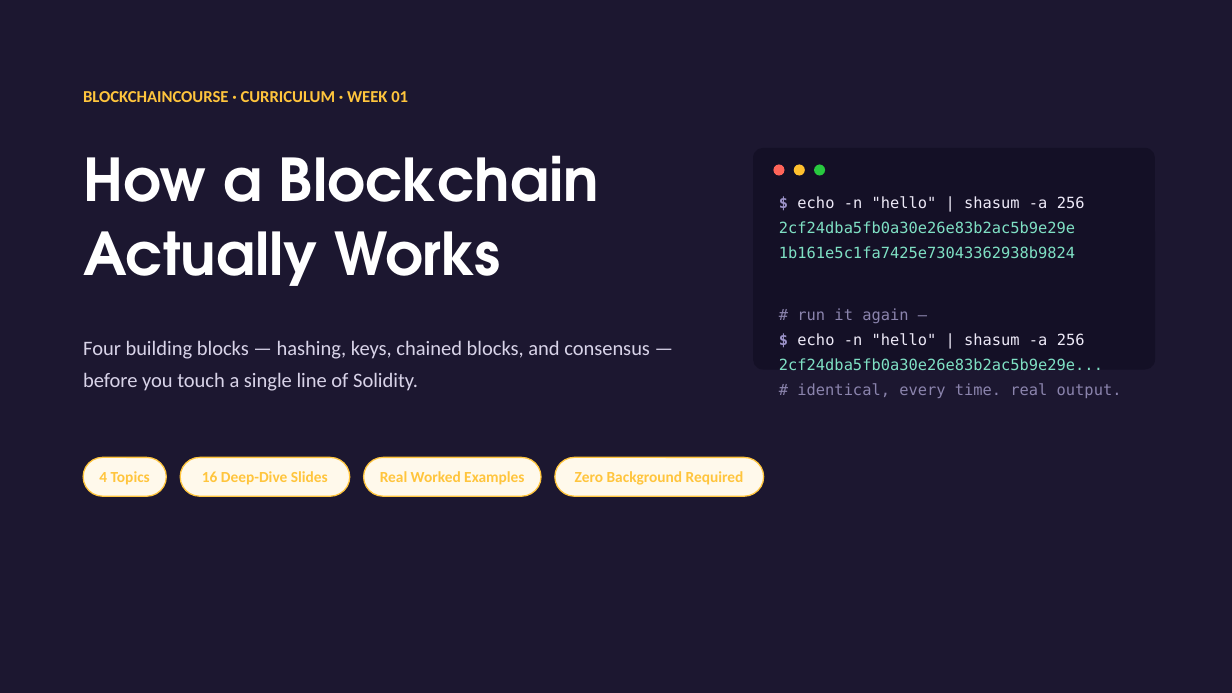
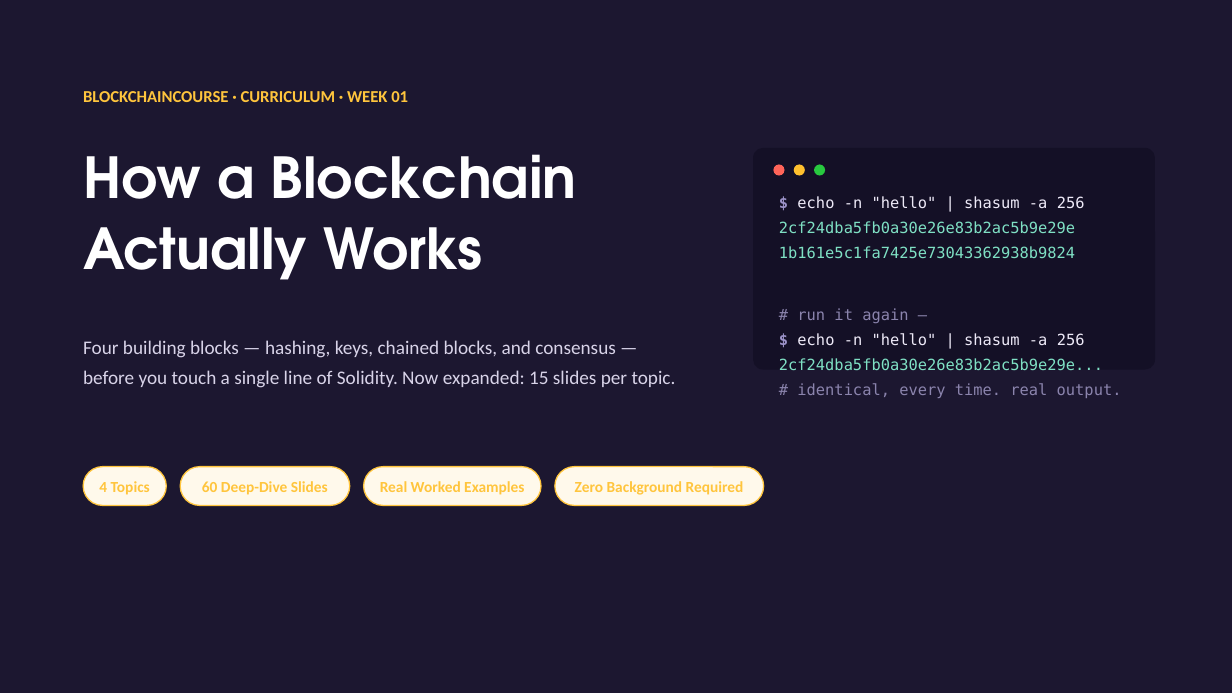
Before and after one commit to jadonamite/BlockchainCourse, a slide deck: slide 1 of curriculum/week-01/week01-slides.pptx. Drawn at 1232x693 pixels with LibreOffice and Linux fonts; fonts in the diff are those of the drawing. Boxes give left, top, right and bottom in pixels: in the first picture for what was removed or moved away, otherwise in the second. Text is boxed around its words. In the diff, an @@ line names an element or a change of style, - is before the commit and + after.

```diff
--- a/curriculum/week-01/week01-slides.pptx
+++ b/curriculum/week-01/week01-slides.pptx
@@ text "How a Blockchain" at (83, 154, 577, 280): size 46 to 44 pt @@
@@ text at (83, 340, 676, 388): text changed; size 16 to 15 pt @@
-Four building blocks — hashing, keys, chained blocks, and consensus — before you touch a single line of Solidity.
+Four building blocks — hashing, keys, chained blocks, and consensus — before you touch a single line of Solidity. Now expanded: 15 slides per topic.
@@ 4 rounded rectangles: place and size @@
-4 rounded rectangles at (83, 457, 763, 496)
+4 rounded rectangles at (83, 467, 763, 506)
@@ text in rounded rectangle at (202, 481, 328, 495): text changed @@
-16 Deep-Dive Slides
+60 Deep-Dive Slides
```
Also in this commit, not shown: 9 other slides changed, 53 slides added, 12 slides removed.
